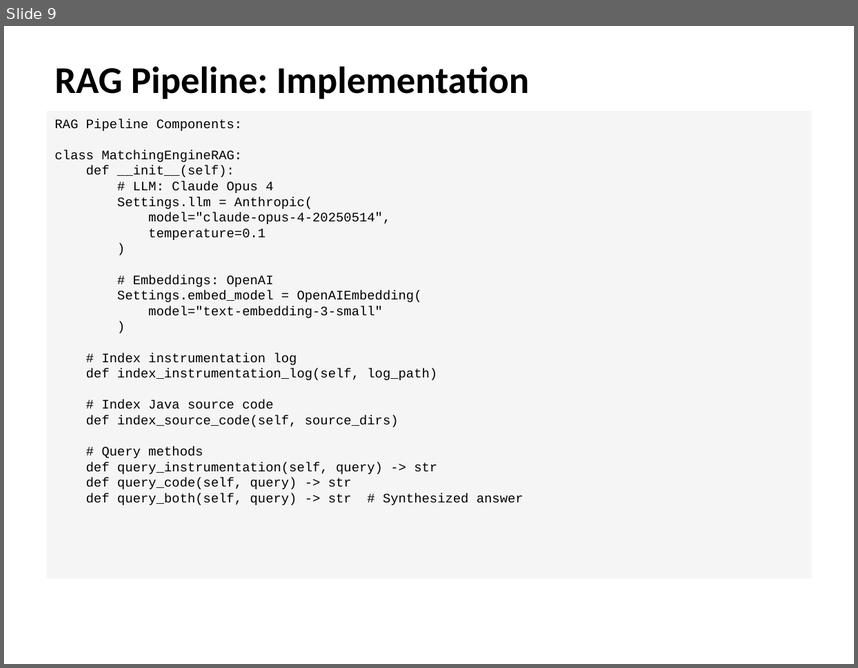
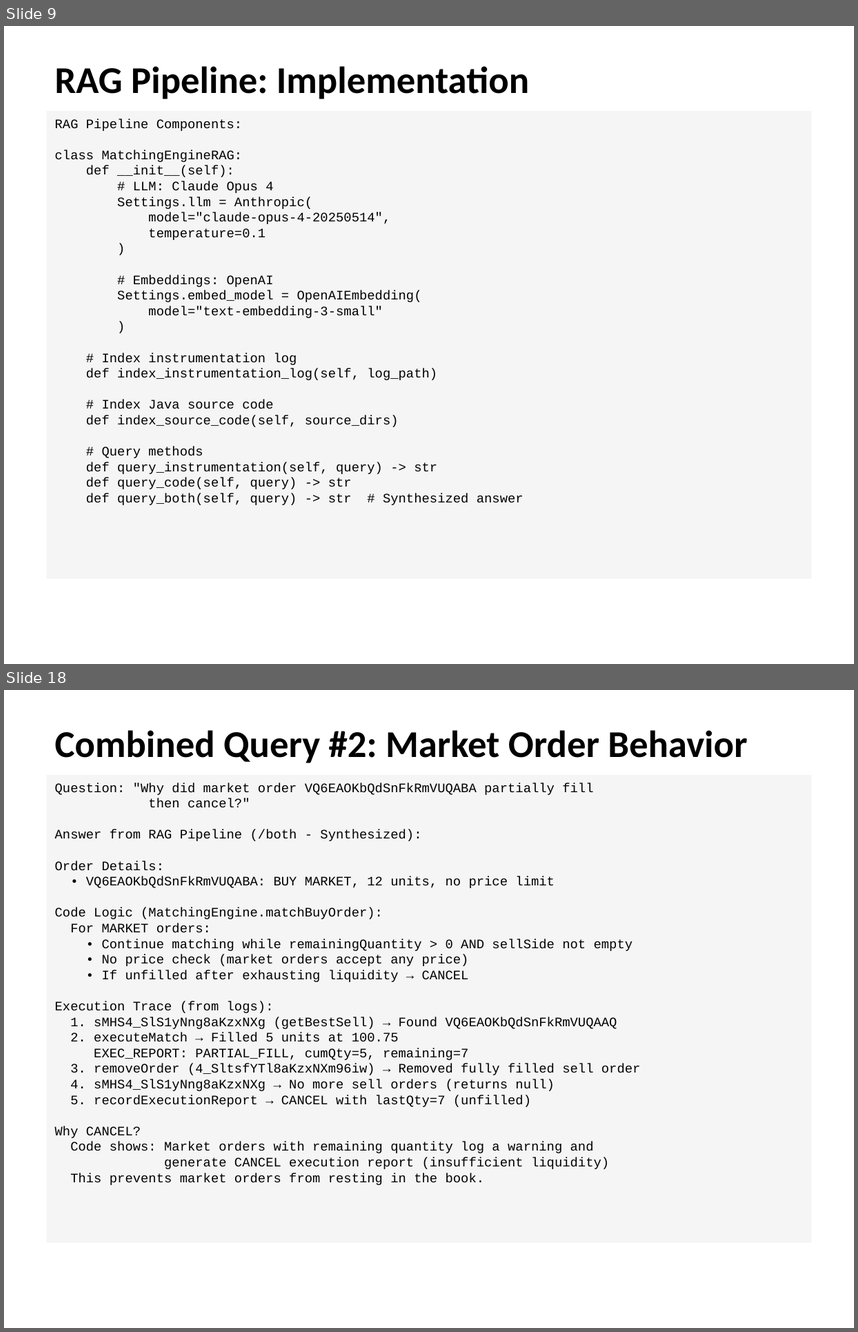
Before and after one commit to spopa01/matching-engine, a slide deck: MatchingEngine_Presentation.pptx. Shown one above the other, each under a label of ours: slide 9 before the commit, slides 9 and 18 after it; the slides between them are not shown. The pictures are 858x668 and 858x1332 pixels, drawn with LibreOffice and Linux fonts; fonts in the diff are those of the drawing. Boxes give left, top, right and bottom in pixels: in the first picture for what was removed or moved away, otherwise in the second. Text is boxed around its words. In the diff, an @@ line names an element or a change of style, - is before the commit and + after.

```diff
--- a/MatchingEngine_Presentation.pptx
+++ b/MatchingEngine_Presentation.pptx
@@ slide 18 added at <box>4,690,854,1328</box>, background #FFFFFF @@
@@ text added at <box>55,730,747,763</box>, 32 pt, text #000000, bold @@
+Combined Query #2: Market Order Behavior
@@ rectangle added at <box>47,775,811,1243</box>, fill #F5F5F5, 11 pt, text #000000 @@
+Question: "Why did market order VQ6EAOKbQdSnFkRmVUQABA partially fill
+then cancel?"
+Answer from RAG Pipeline (/both - Synthesized):
+Order Details:
+• VQ6EAOKbQdSnFkRmVUQABA: BUY MARKET, 12 units, no price limit
+Code Logic (MatchingEngine.matchBuyOrder):
+For MARKET orders:
+• Continue matching while remainingQuantity > 0 AND sellSide not empty
+• No price check (market orders accept any price)
+• If unfilled after exhausting liquidity → CANCEL
+Execution Trace (from logs):
+1. sMHS4_SlS1yNng8aKzxNXg (getBestSell) → Found VQ6EAOKbQdSnFkRmVUQAAQ
+2. executeMatch → Filled 5 units at 100.75
+EXEC_REPORT: PARTIAL_FILL, cumQty=5, remaining=7
+3. removeOrder (4_SltsfYTl8aKzxNXm96iw) → Removed fully filled sell order
+4. sMHS4_SlS1yNng8aKzxNXg → No more sell orders (returns null)
+5. recordExecutionReport → CANCEL with lastQty=7 (unfilled)
+Why CANCEL?
+Code shows: Market orders with remaining quantity log a warning and
+generate CANCEL execution report (insufficient liquidity)
+This prevents market orders from resting in the book.
```
Also in this commit, not shown: 10 slides changed, 9 other slides added, 2 slides removed, 1 other file.
